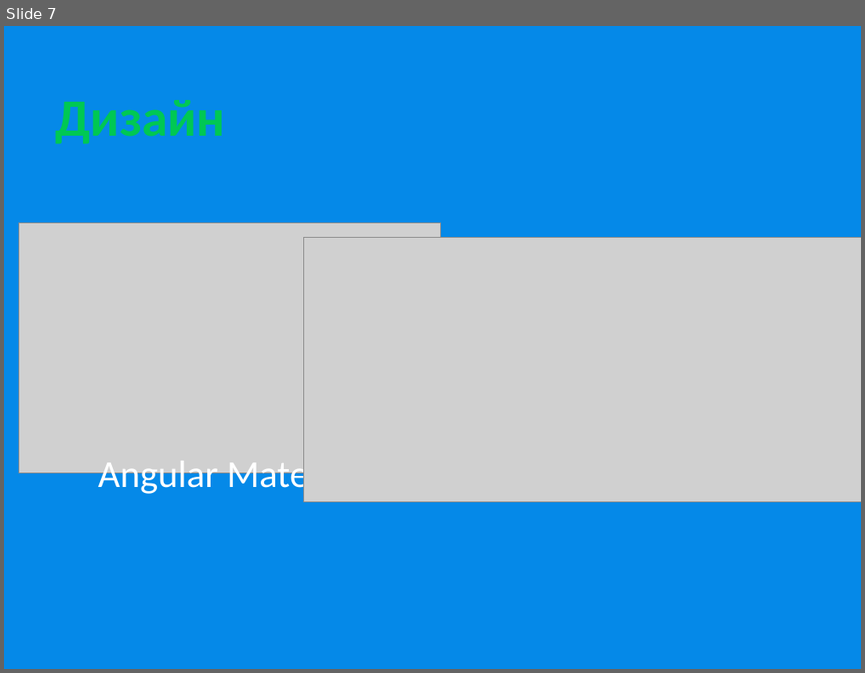
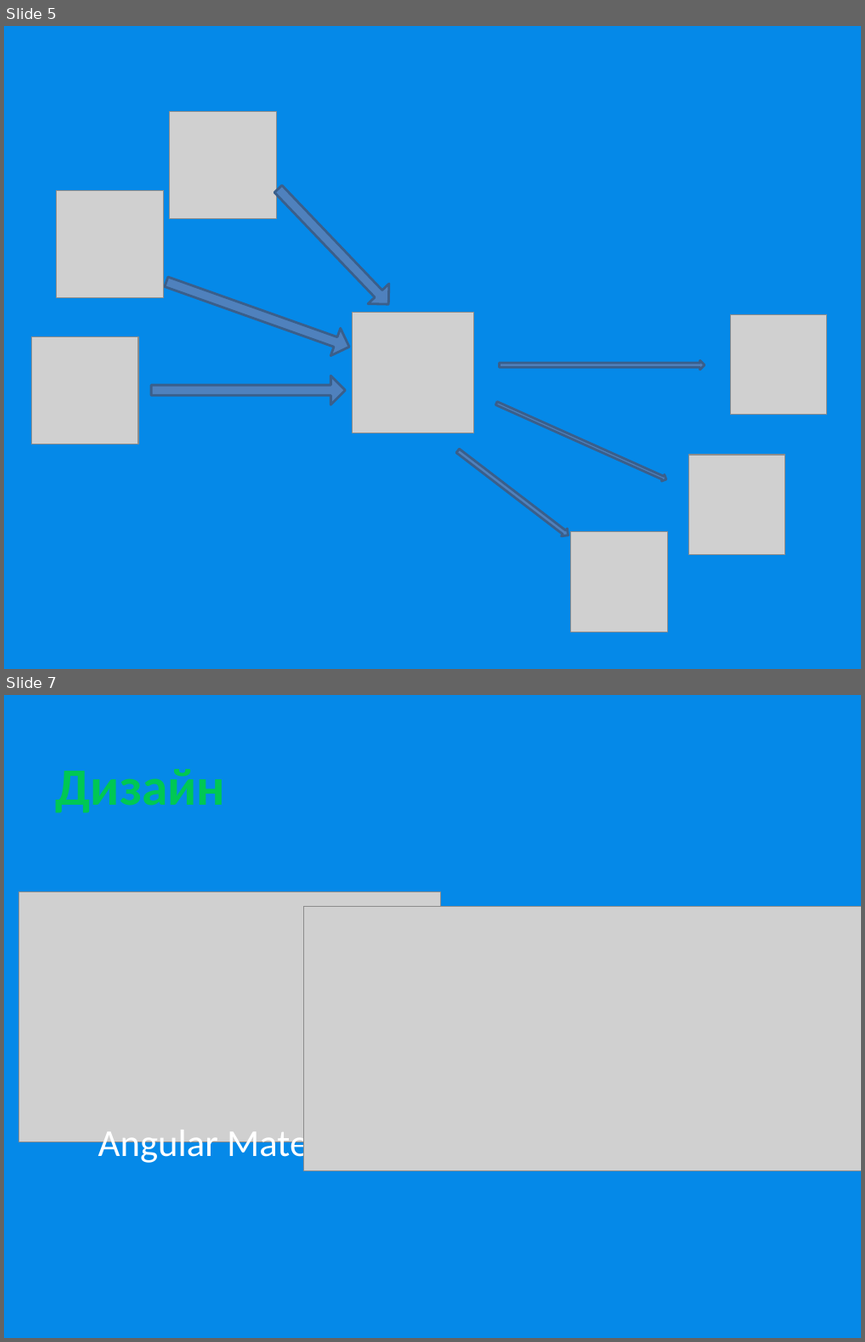
Before and after one commit to kachamaka/plannerix-frontend, a slide deck: 40.pptx. Shown one above the other, each under a label of ours: slide 7 before the commit, slides 5 and 7 after it; the slides between them are not shown. The pictures are 865x673 and 865x1342 pixels, drawn with LibreOffice and Linux fonts; fonts in the diff are those of the drawing; grey boxes stand for pictures. Boxes give left, top, right and bottom in pixels: in the first picture for what was removed or moved away, otherwise in the second. Text is boxed around its words. In the diff, an @@ line names an element or a change of style, - is before the commit and + after.

```diff
--- a/40.pptx
+++ b/40.pptx
@@ slide 5 added at (4, 26, 861, 669), background #0589E8 @@
@@ picture added at (170, 112, 277, 219) @@
@@ right arrow added at (268, 178, 398, 314), fill #4F81BD, outline #3A5F8C 2 pt @@
@@ picture added at (56, 191, 163, 298) @@
@@ right arrow added at (161, 267, 354, 360), fill #4F81BD, outline #3A5F8C 2 pt @@
@@ picture added at (352, 312, 474, 434) @@
@@ picture added at (730, 314, 827, 414) @@
@@ picture added at (31, 336, 138, 443) @@
@@ right arrow added at (151, 375, 346, 405), fill #4F81BD, outline #3A5F8C 2 pt @@
@@ right arrow added at (500, 360, 705, 369), fill #4F81BD, outline #3A5F8C 2 pt @@
@@ right arrow added at (494, 400, 667, 482), fill #4F81BD, outline #3A5F8C 2 pt @@
@@ right arrow added at (455, 447, 571, 539), fill #4F81BD, outline #3A5F8C 2 pt @@
@@ picture added at (688, 454, 785, 555) @@
@@ picture added at (571, 532, 668, 632) @@
```
Also in this commit, not shown: 1 other slide added, 2 slides removed.
